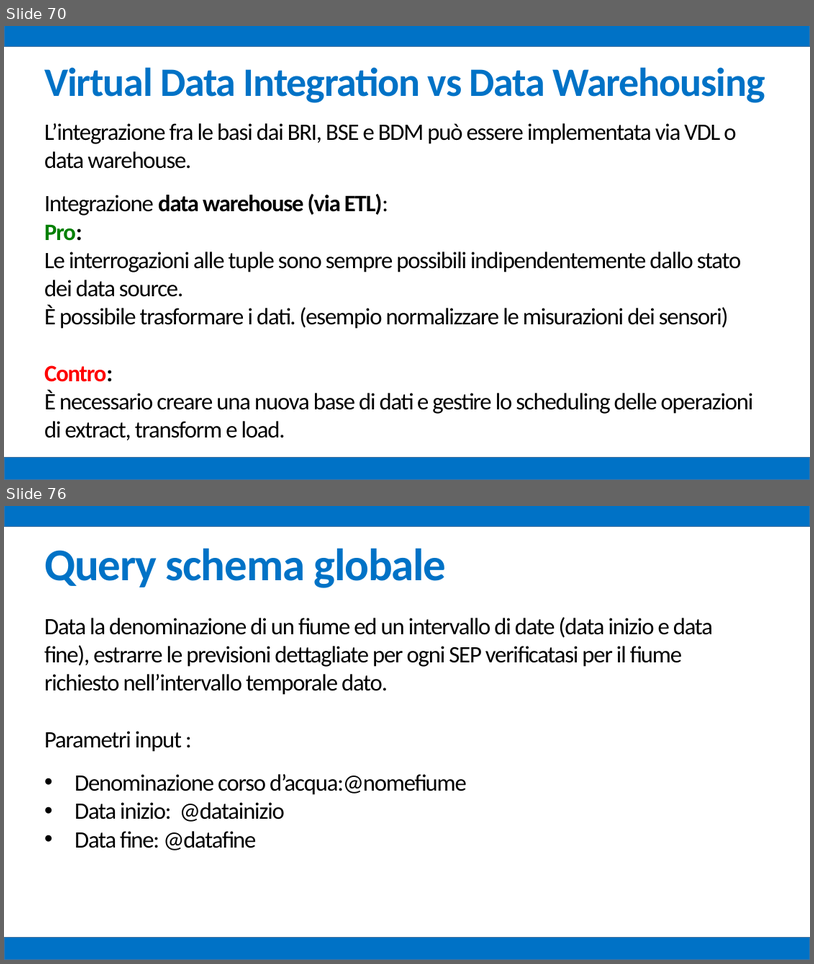
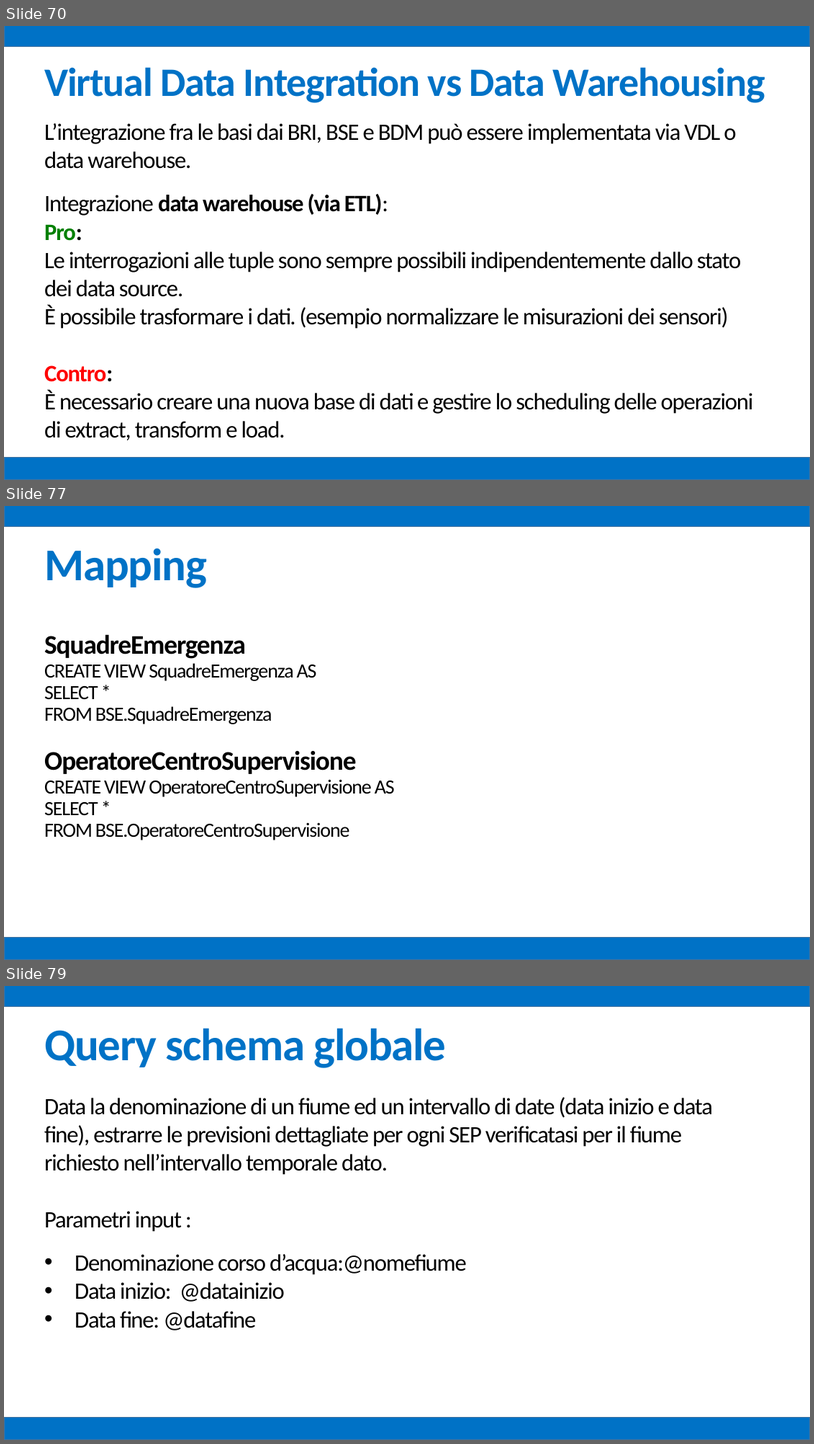
Before and after one commit to mz1991/ProgettoFebbraio2015, a slide deck: Febbraio 2015.pptx. Shown one above the other, each under a label of ours: slides 70 and 76 before the commit, slides 70, 77 and 79 after it; the slides between them are not shown. The pictures are 814x964 and 814x1444 pixels, drawn with LibreOffice and Linux fonts; fonts in the diff are those of the drawing. Boxes give left, top, right and bottom in pixels: in the first picture for what was removed or moved away, otherwise in the second. Text is boxed around its words. In the diff, an @@ line names an element or a change of style, - is before the commit and + after.

```diff
--- a/Febbraio 2015.pptx
+++ b/Febbraio 2015.pptx
@@ slide 77 added at box(4, 506, 810, 960), background #FFFFFF @@
@@ rectangle added at box(4, 506, 810, 527), fill #0072C6, outline #43739E 1 pt @@
@@ text added at box(44, 548, 395, 840), 24 pt, text #000000 @@
+Mapping
+SquadreEmergenza
+CREATE VIEW SquadreEmergenza AS
+SELECT *
+FROM BSE.SquadreEmergenza
+OperatoreCentroSupervisione
+CREATE VIEW OperatoreCentroSupervisione AS
+SELECT *
+FROM BSE.OperatoreCentroSupervisione
@@ rectangle added at box(4, 937, 810, 960), fill #0072C6, outline #43739E 1 pt @@
@@ what was slide 76 is now slide 79 @@
```
Also in this commit, not shown: 2 slides changed, 7 other slides added, 5 slides removed, 1 other file.
